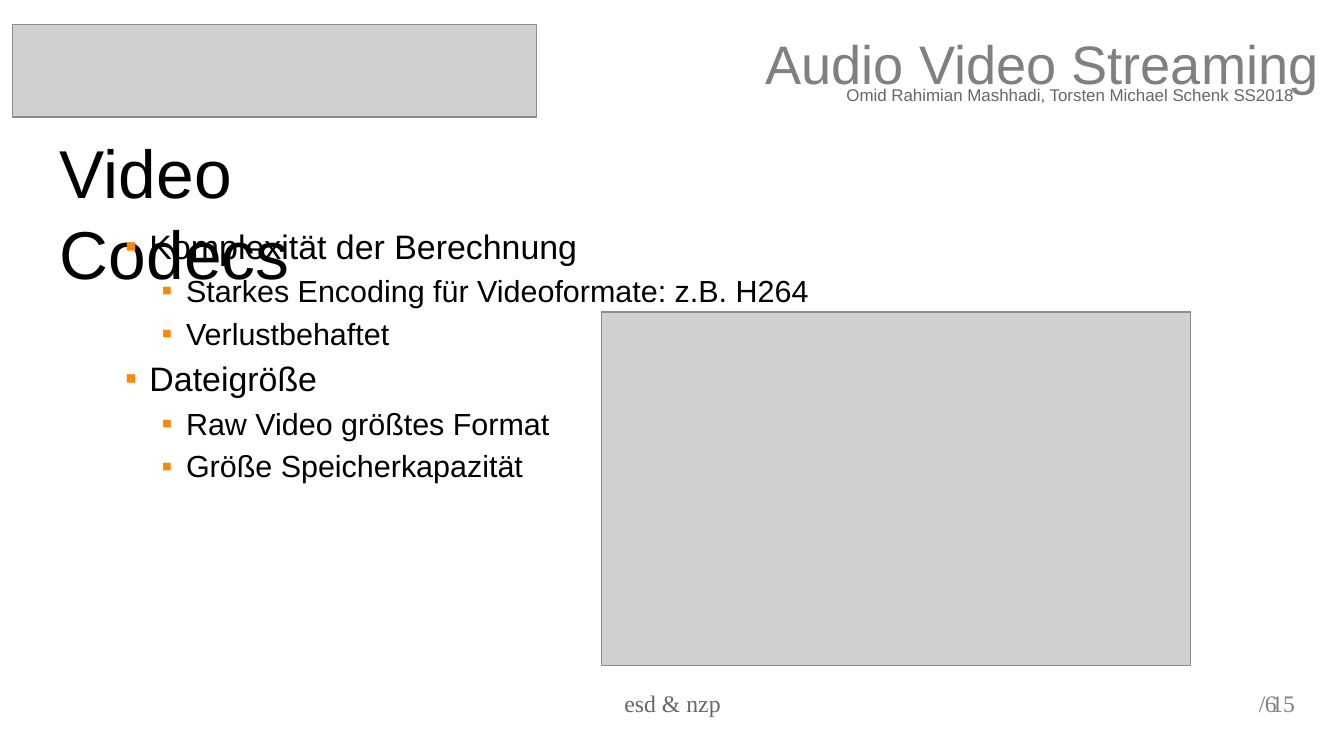
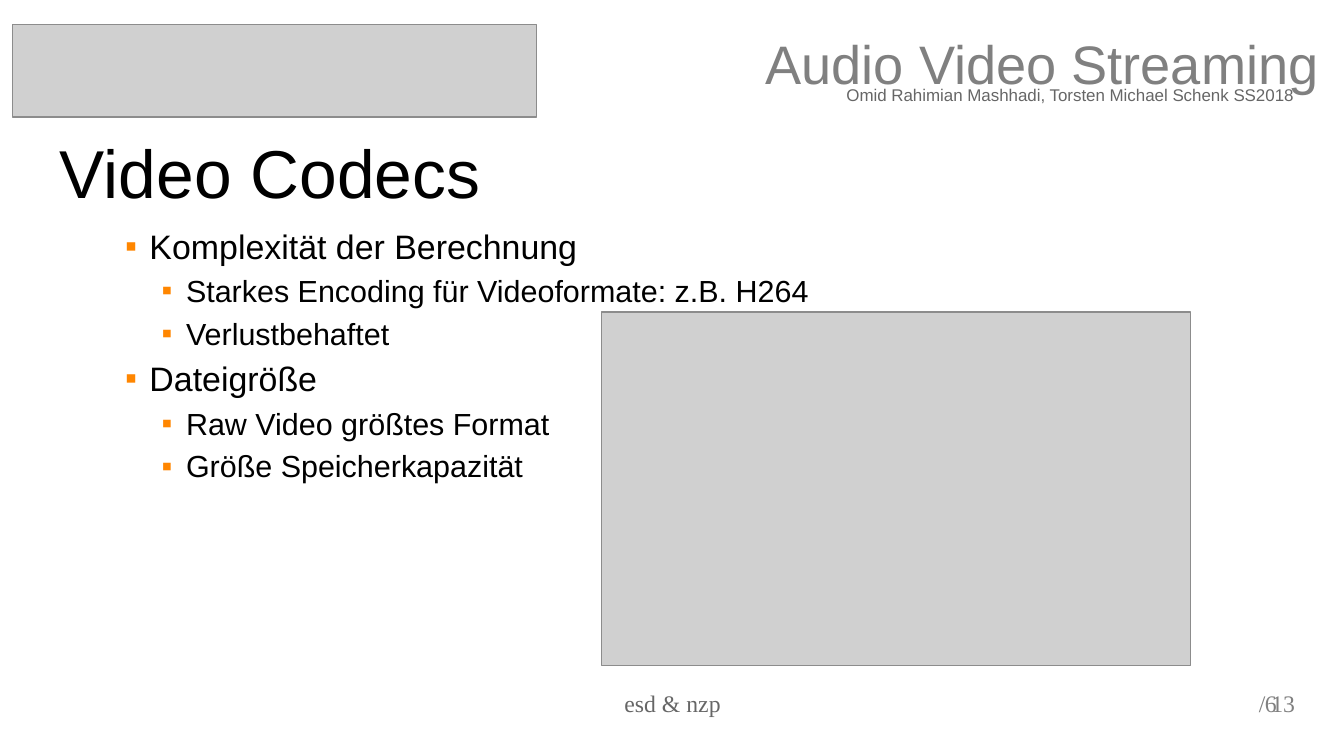
Before and after one commit to torstenschenk/beuth-avatar-ss2018, a slide deck: slide 6 of Presentation/Projekt/AVstreaming-Gruppe-15.odp. Drawn at 1344x756 pixels with LibreOffice and Linux fonts; fonts in the diff are those of the drawing; grey boxes stand for pictures. Boxes give left, top, right and bottom in pixels: in the first picture for what was removed or moved away, otherwise in the second. Text is boxed around its words. In the diff, an @@ line names an element or a change of style, - is before the commit and + after.

Commit message:
layout

```diff
--- a/Presentation/Projekt/AVstreaming-Gruppe-15.odp
+++ b/Presentation/Projekt/AVstreaming-Gruppe-15.odp
@@ text "Video Codecs" rewrapped from <box>60,149,289,292</box> to <box>60,149,481,199</box> @@
@@ text at <box>1271,696,1295,712</box>: text changed @@
-/ 15
+/ 13
```
Also in this commit, not shown: 11 other slides changed, 2 slides removed.
